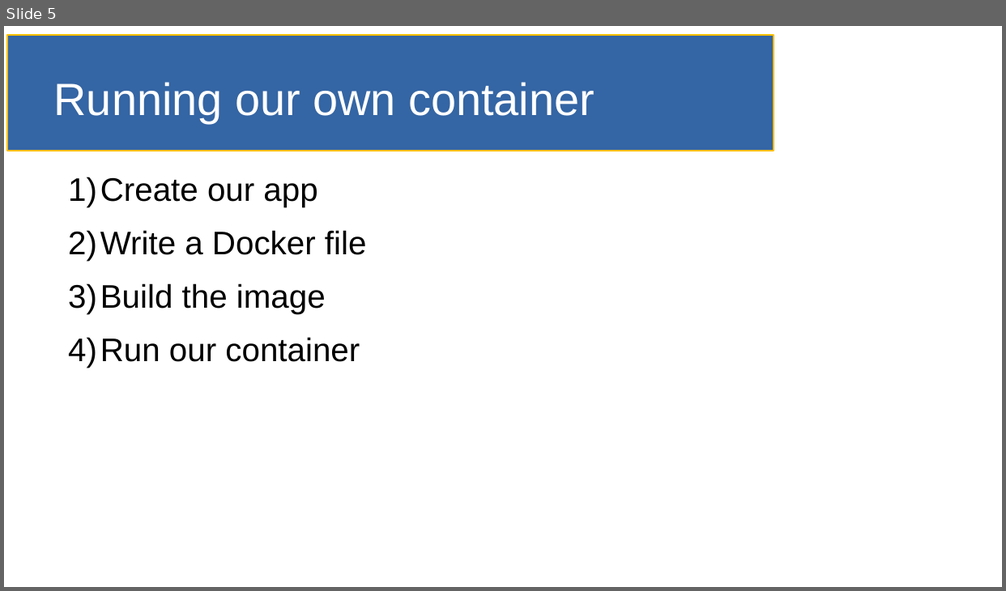
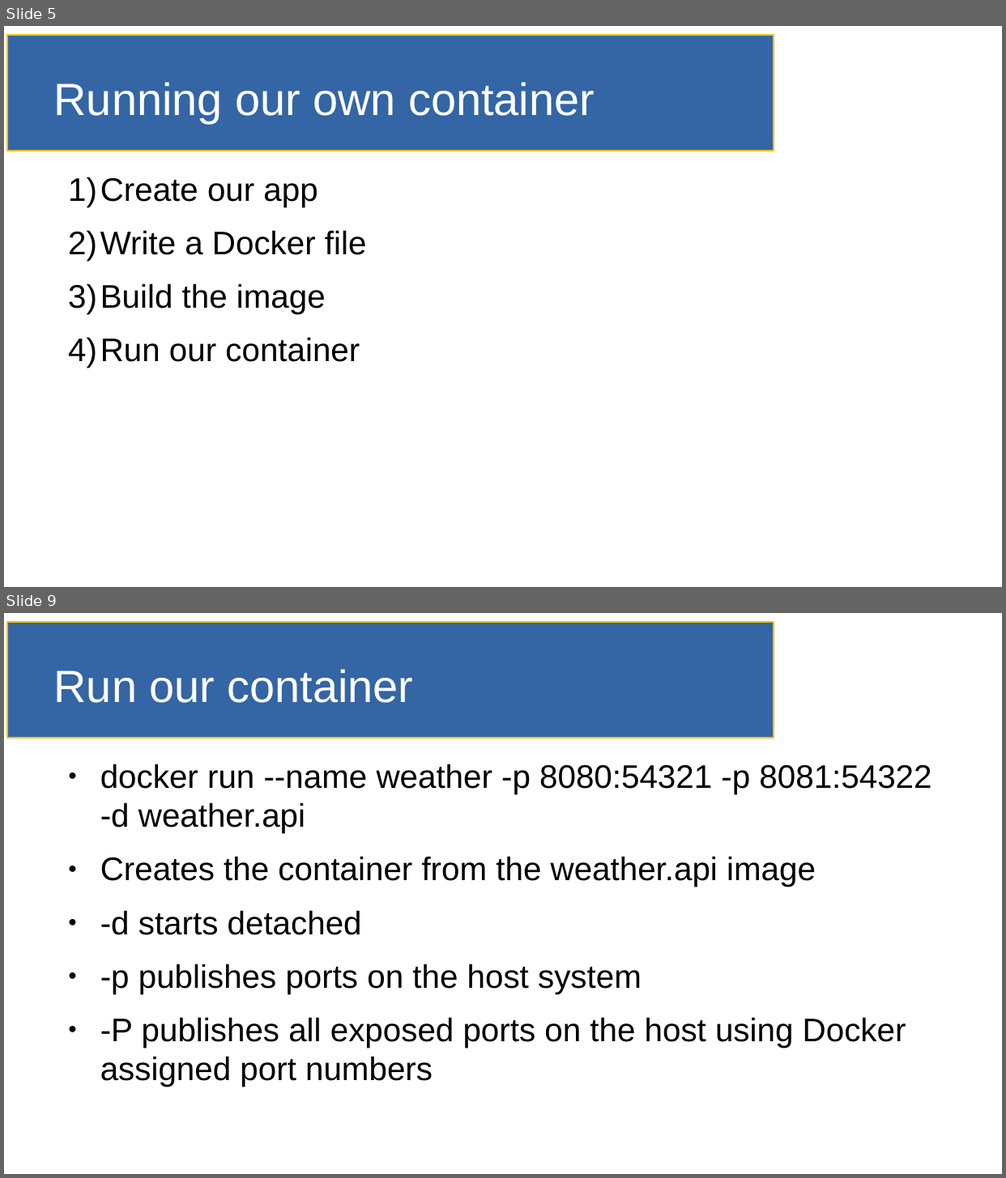
Before and after one commit to SmithE65/Containerizing, a slide deck: doc/slides.odp. Shown one above the other, each under a label of ours: slide 5 before the commit, slides 5 and 9 after it; the slides between them are not shown. The pictures are 1006x591 and 1006x1178 pixels, drawn with LibreOffice and Linux fonts; fonts in the diff are those of the drawing. Boxes give left, top, right and bottom in pixels: in the first picture for what was removed or moved away, otherwise in the second. Text is boxed around its words. In the diff, an @@ line names an element or a change of style, - is before the commit and + after.

Commit message:
update slides, starting on docker compose

```diff
--- a/doc/slides.odp
+++ b/doc/slides.odp
@@ slide 9 added at bbox=[4, 613, 1002, 1174], background #FFFFFF; not listed: 1 template element that a slide beside it also shows @@
@@ title added at bbox=[54, 669, 414, 703], 36 pt, text #FFFFFF @@
+Run our container
@@ text added at bbox=[100, 764, 931, 1087], 26 pt, text #000000 @@
+● docker run --name weather -p 8080:54321 -p 8081:54322 -d weather.api
+● Creates the container from the weather.api image
+● -d starts detached
+● -p publishes ports on the host system
+● -P publishes all exposed ports on the host using Docker assigned port numbers
```
Also in this commit, not shown: 3 slides changed, 9 other slides added, 2 slides removed, 1 other file.
